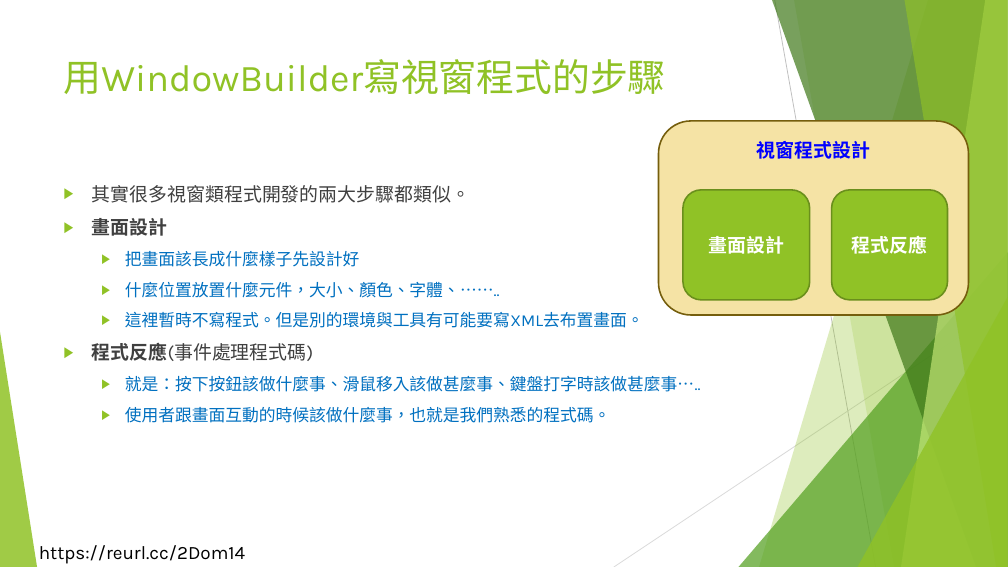
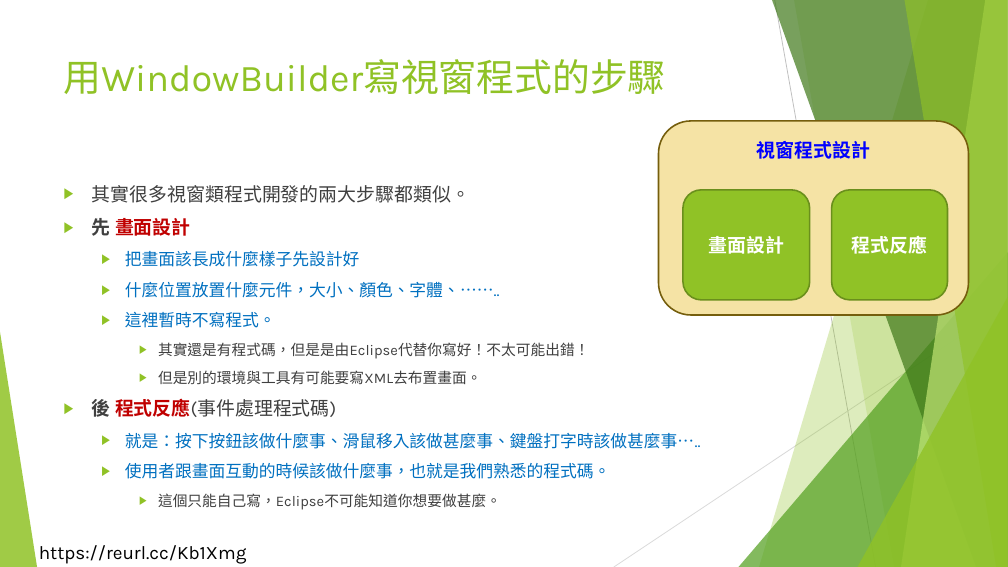
Before and after one commit to liulawsi/My_PPTs, a slide deck: slide 40 of LCC/Java/14_視窗程式開發.pptx (slide 39 before the commit). Drawn at 1008x567 pixels with LibreOffice and Linux fonts; fonts in the diff are those of the drawing; background and template pictures are left out. Boxes give left, top, right and bottom in pixels: in the first picture for what was removed or moved away, otherwise in the second. Text is boxed around its words. In the diff, an @@ line names an element or a change of style, - is before the commit and + after.

```diff
--- a/LCC/Java/14_視窗程式開發.pptx
+++ b/LCC/Java/14_視窗程式開發.pptx
@@ text at <box>92,218,191,236</box>: text changed; text colour #404040 to #C00000 @@
-▶ 畫面設計
+▶ 先 畫面設計
@@ text at <box>92,312,589,417</box>: text changed; size 16 to 14 pt; text colour #0070C0 to #404040 @@
-  ▶ 這裡暫時不寫程式。但是別的環境與工具有可能要寫XML去布置畫面。
-▶ 程式反應(事件處理程式碼)
+  ▶ 這裡暫時不寫程式。
+    ▶ 其實還是有程式碼，但是是由Eclipse代替你寫好！不太可能出錯！
+    ▶ 但是別的環境與工具有可能要寫XML去布置畫面。
+▶ 後 程式反應(事件處理程式碼)
@@ text at <box>158,493,501,510</box>: paragraph added @@
+    ▶ 這個只能自己寫，Eclipse不可能知道你想要做甚麼。
@@ text at <box>39,545,247,564</box>: text changed @@
-https://reurl.cc/2Dom14
+https://reurl.cc/Kb1Xmg
```
Also in this commit, not shown: 57 other slides changed, 20 slides added, 17 other files.
